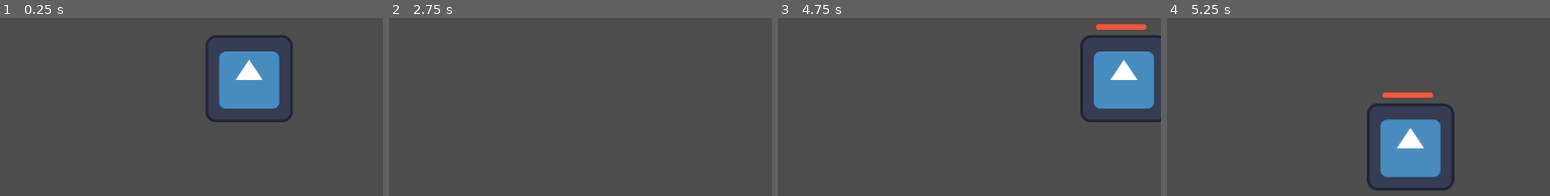
Above: before the commit, frames 1-4 (left to right).
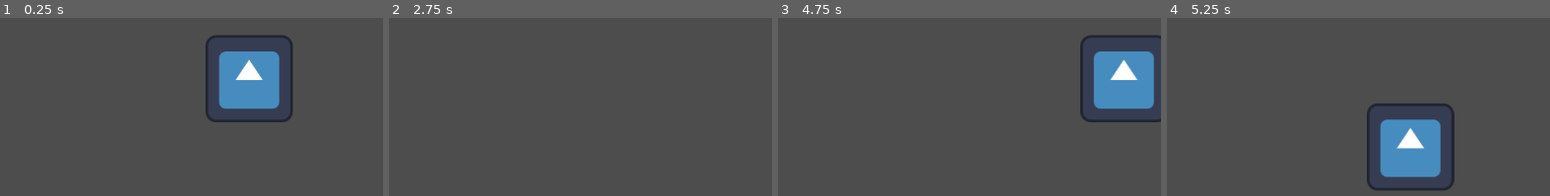
Above: after the commit, the same moments.

Repository: DarrylBD99/Game-Off-2023
Game: Godot game, scene res://Scenes/Levels/LevelTest.tscn
The game is run twice, just before and just after one commit, with the same random seed, the same clock (stepped at 60 frames per second) and the same inputs. The engine's default icon, where the game draws it, is replaced by a stand-in: a white triangle on a blue panel in a dark square.
Inputs (mouse positions are in pixels of both pictures, inside the frame that each line leads up to):
- Up to frame 1 (0.25 s): no input
- Up to frame 2 (2.75 s): tap Enter at 0.5 s; move the mouse to (outside the picture) at 0.52 s; hold D (player_right) 0.53-1.28 s; hold Q (player_ability) 0.53-1.28 s; move the mouse to (outside the picture) at 1.27 s; hold S (player_down) 1.28-2.03 s; click (outside the picture) at 1.35 s; tap Space at 2 s; move the mouse to (outside the picture) at 2.02 s; hold D (player_right) from 2.03 s (still down); hold Q (player_ability) from 2.03 s (still down)
- Up to frame 3 (4.75 s): tap Enter at 2.75, 4.25 s; move the mouse to (outside the picture) at 2.77 s; release D (player_right) at 2.78 s; release Q (player_ability) at 2.78 s; hold W (player_up) 2.78-3.53 s; click (outside the picture) at 2.85 s; tap Space at 3.5 s; move the mouse to (1003, 41) at 3.52 s; hold Q (player_ability) 3.53-4.28 s; hold A (player_left) from 3.53 s (still down); move the mouse to (outside the picture) at 4.27 s; click (outside the picture) at 4.35 s
- Up to frame 4 (5.25 s): move the mouse to (outside the picture) at 5.02 s; release A (player_left) at 5.03 s; hold S (player_down) from 5.03 s (still down); hold Q (player_ability) from 5.03 s (still down)

Frames 1-2 are identical in both runs. In frame 3, 0.4% of the frame differs, in the area x 82-97%, y 3-7%; in frame 4, 0.4%, in the area x 56-70%, y 41-45%.
Error in both runs: Invalid access to property or key 'target' on a base object of type 'Nil'. (res://Scripts/Entity/NPC/Silent/States/SILENT_MOVE.gd:23)

Commit message:
fixed area2d collisions

Diff:
--- a/Scenes/Objects/Entity/player.tscn
+++ b/Scenes/Objects/Entity/player.tscn
@@ -110,7 +110,6 @@
 collide_with_bodies = false
 
 [node name="Hitbox" parent="." node_paths=PackedStringArray("health") instance=ExtResource("11_7hj3n")]
-collision_layer = 2
 collision_mask = 7
 health = NodePath("../HP")
 
--- a/Scenes/Objects/Entity/silent_npc.tscn
+++ b/Scenes/Objects/Entity/silent_npc.tscn
@@ -170,6 +170,7 @@
 gradient = SubResource("Gradient_56idl")
 
 [node name="silent_npc" type="CharacterBody2D" node_paths=PackedStringArray("melee_collision", "state_manager", "health", "attack")]
+collision_layer = 2
 script = ExtResource("1_gh8xh")
 melee_collision = NodePath("Area2D")
 state_manager = NodePath("State Manager")
@@ -178,6 +179,7 @@
 
 [node name="ATK" type="Node" parent="."]
 script = ExtResource("1_ppis3")
+atk = 1.0
 
 [node name="HP" type="Node" parent="."]
 script = ExtResource("2_jjvqw")
@@ -227,6 +229,7 @@
 
 [node name="Area2D" type="Area2D" parent="."]
 position = Vector2(127, 3)
+collision_layer = 2
 
 [node name="CollisionShape2D" type="CollisionShape2D" parent="Area2D"]
 position = Vector2(-2, -4)
Not shown: 1 places in Scenes/Objects/Entity/silent_npc.tscn that only renumber resources
